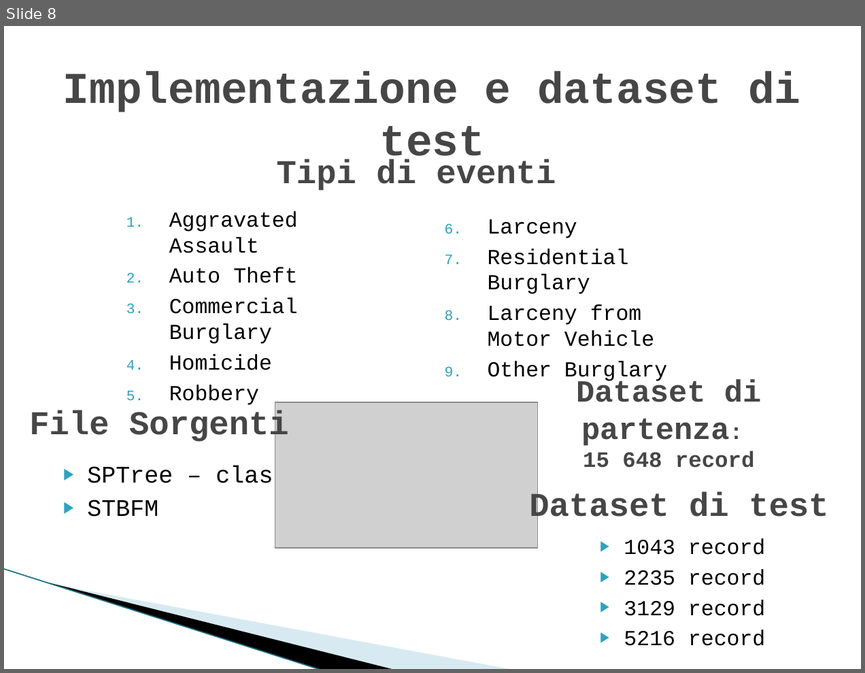
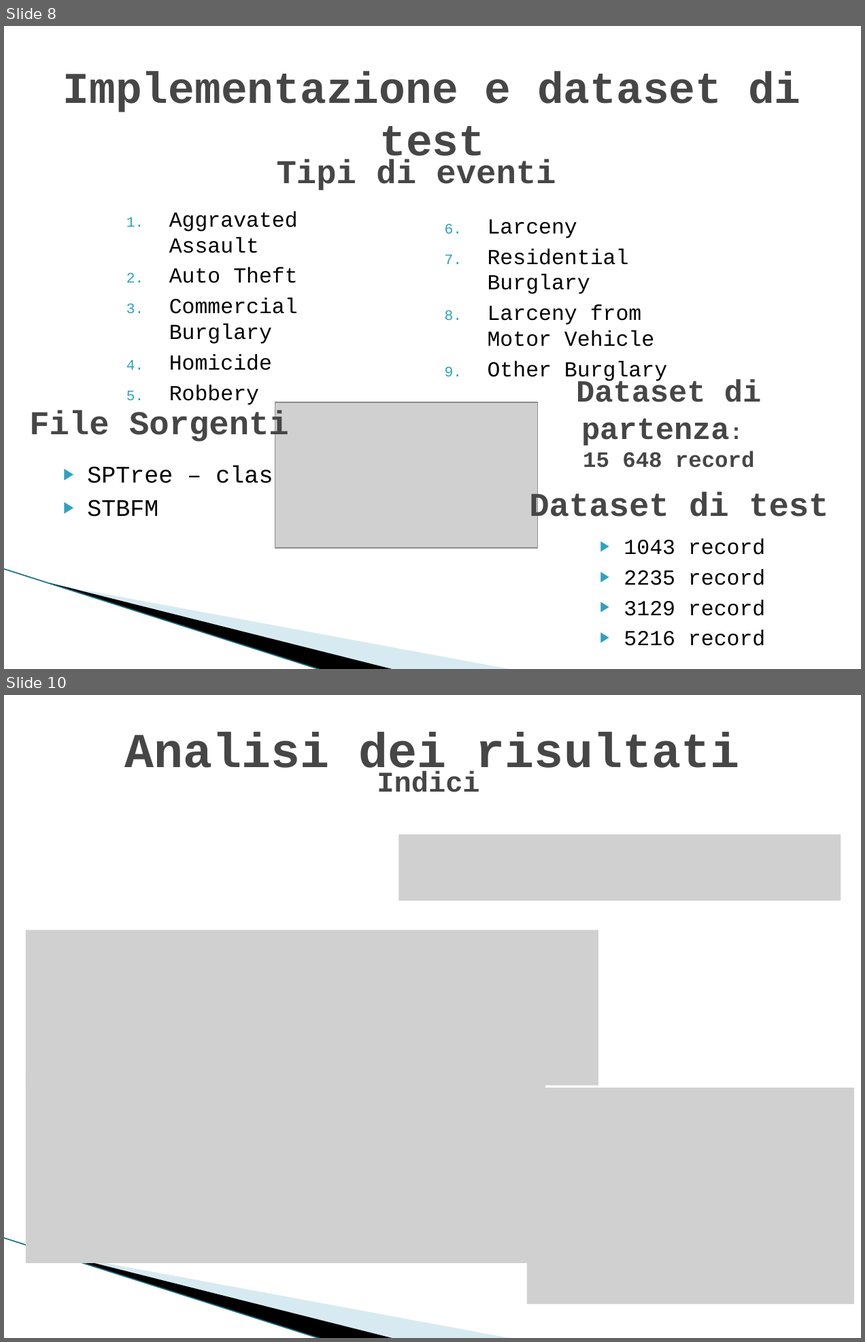
Before and after one commit to fedelux3/Bachelor-Thesis, a slide deck: presentazione.pptx. Shown one above the other, each under a label of ours: slide 8 before the commit, slides 8 and 10 after it; the slides between them are not shown. The pictures are 865x673 and 865x1342 pixels, drawn with LibreOffice and Linux fonts; fonts in the diff are those of the drawing; grey boxes stand for pictures; background and template pictures are left out. Boxes give left, top, right and bottom in pixels: in the first picture for what was removed or moved away, otherwise in the second. Text is boxed around its words. In the diff, an @@ line names an element or a change of style, - is before the commit and + after.

```diff
--- a/presentazione.pptx
+++ b/presentazione.pptx
@@ slide 10 added at box(4, 695, 861, 1338), background #FFFFFF; not listed: 3 template elements that a slide beside it also shows @@
@@ title added at box(124, 732, 739, 781), 41 pt, text #464646, bold @@
+Analisi dei risultati
@@ text added at box(377, 770, 479, 792), 24 pt, text #464646, bold @@
+Indici
@@ picture added at box(399, 834, 841, 900) @@
@@ picture added at box(26, 930, 598, 1085) @@
@@ picture added at box(26, 1074, 545, 1262) @@
@@ picture added at box(527, 1087, 854, 1304) @@
```
Also in this commit, not shown: 2 slides changed, 3 other slides added, 1 slide removed, 17 other files.
